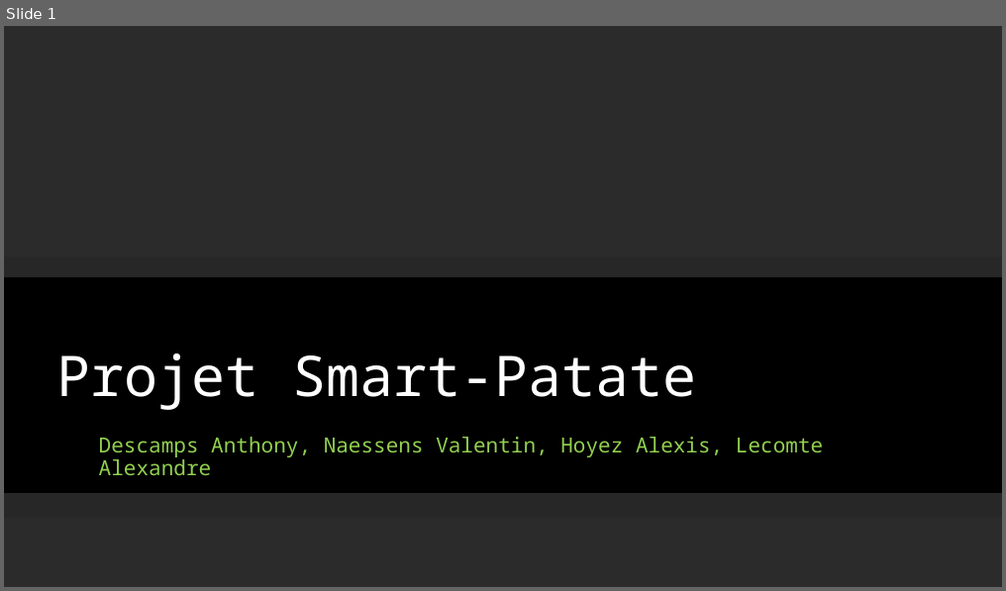
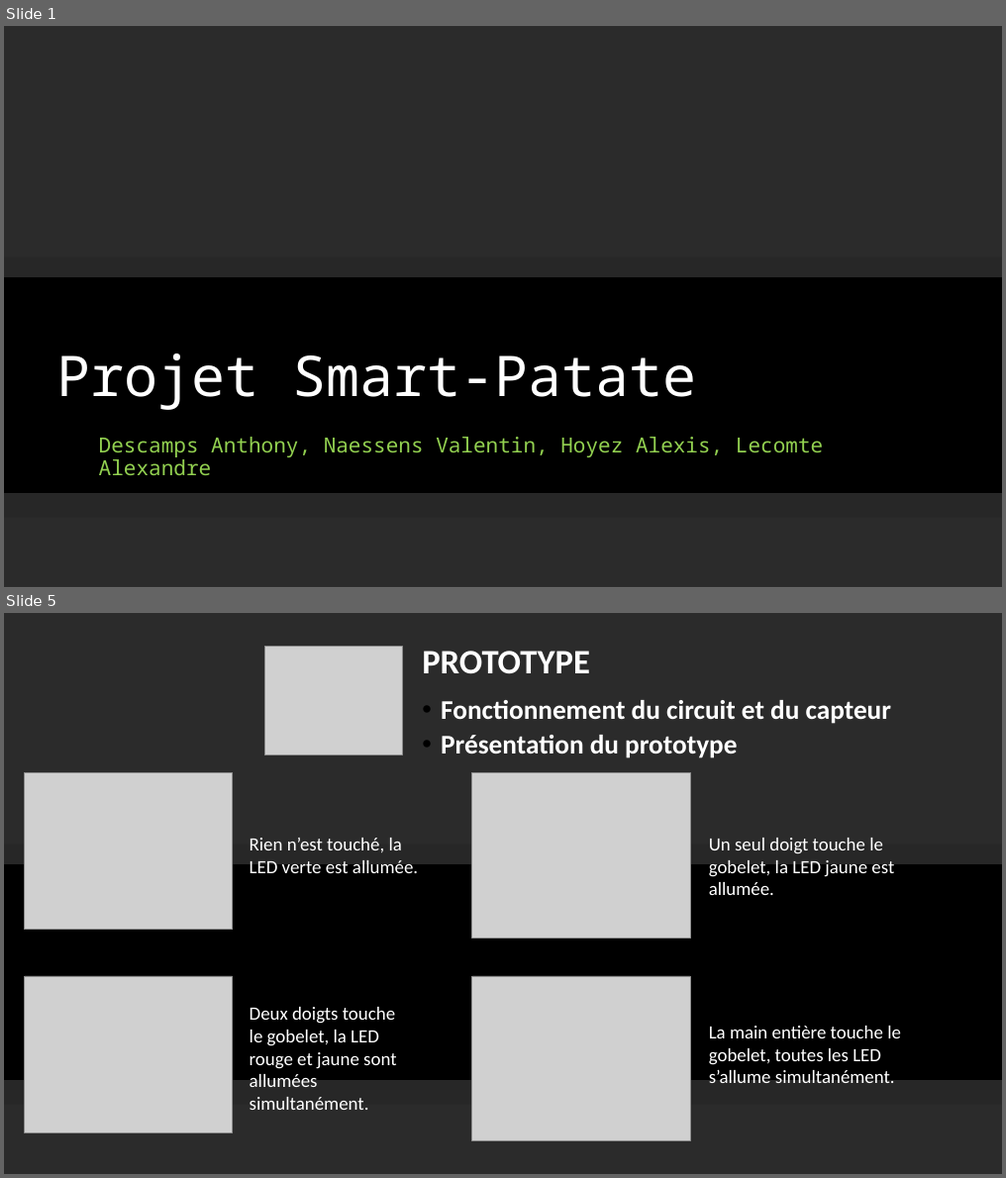
Before and after one commit to AlexandreLec/smart-patate, a slide deck: powerpoint fin.odp. Shown one above the other, each under a label of ours: slide 1 before the commit, slides 1 and 5 after it; the slides between them are not shown. The pictures are 1006x591 and 1006x1178 pixels, drawn with LibreOffice and Linux fonts; fonts in the diff are those of the drawing; grey boxes stand for pictures; background and template pictures are left out; a plain dark background stands for a picture behind light text. Boxes give left, top, right and bottom in pixels: in the first picture for what was removed or moved away, otherwise in the second. Text is boxed around its words. In the diff, an @@ line names an element or a change of style, - is before the commit and + after.

```diff
--- a/powerpoint fin.odp
+++ b/powerpoint fin.odp
@@ slide 5 added at [4,613,1002,1174], background picture (left out); not listed: 2 template elements that a slide beside it also shows @@
@@ free added at [265,634,931,772], 26 pt, text #FFFFFF, bold @@
+PROTOTYPE
+  • Fonctionnement du circuit et du capteur
+  • Présentation du prototype
@@ picture added at [265,646,402,755] @@
@@ picture added at [24,772,233,930] @@
@@ picture added at [472,773,690,938] @@
@@ text added at [250,838,418,873], 18 pt, text #FFFFFF @@
+Rien n’est touché, la LED verte est allumée.
@@ text added at [709,838,894,895], 18 pt, text #FFFFFF @@
+Un seul doigt touche le gobelet, la LED jaune est allumée.
@@ picture added at [24,976,233,1134] @@
@@ picture added at [472,977,690,1142] @@
@@ text added at [250,1007,396,1110], 18 pt, text #FFFFFF @@
+Deux doigts touche le gobelet, la LED rouge et jaune sont allumées simultanément.
@@ text added at [709,1026,901,1083], 18 pt, text #FFFFFF @@
+La main entière touche le gobelet, toutes les LED s’allume simultanément.
```
Also in this commit, not shown: 1 slide changed, 2 other slides added, 3 slides removed.
